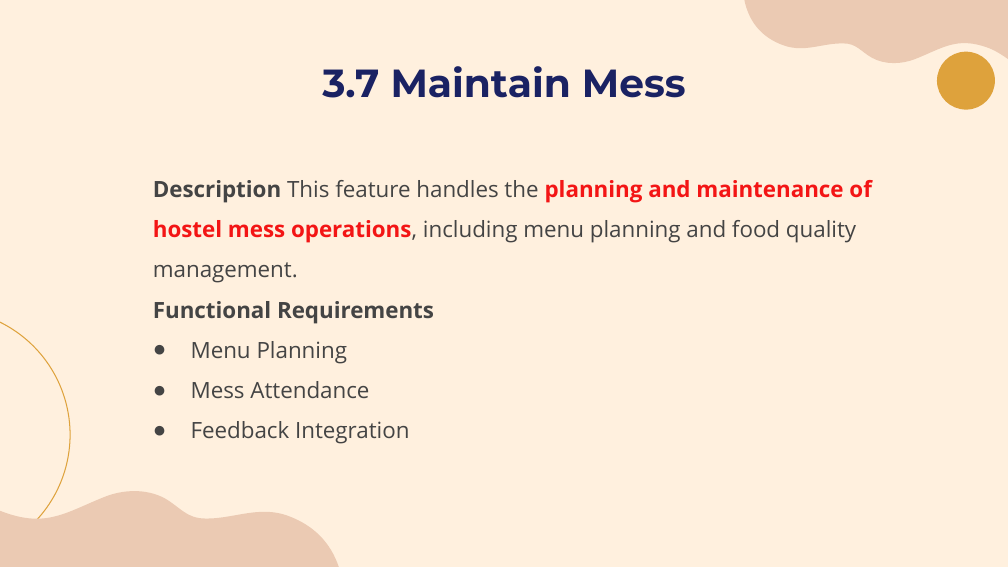
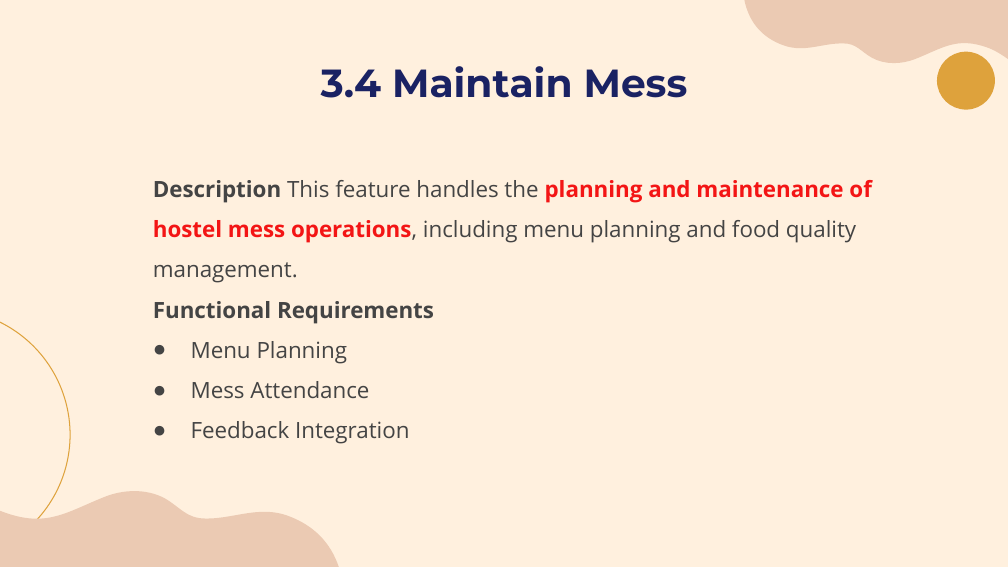
Before and after one commit to laibabintatahir/SRS-HMS, a slide deck: slide 17 of SRS_Presentation.pptx (slide 20 before the commit). Drawn at 1008x567 pixels with LibreOffice and Linux fonts; fonts in the diff are those of the drawing. Boxes give left, top, right and bottom in pixels: in the first picture for what was removed or moved away, otherwise in the second. Text is boxed around its words. In the diff, an @@ line names an element or a change of style, - is before the commit and + after.

```diff
--- a/SRS_Presentation.pptx
+++ b/SRS_Presentation.pptx
@@ title at bbox=[321, 66, 688, 98]: text changed @@
-3.7 Maintain Mess
+3.4 Maintain Mess
```
Also in this commit, not shown: 4 other slides changed.
